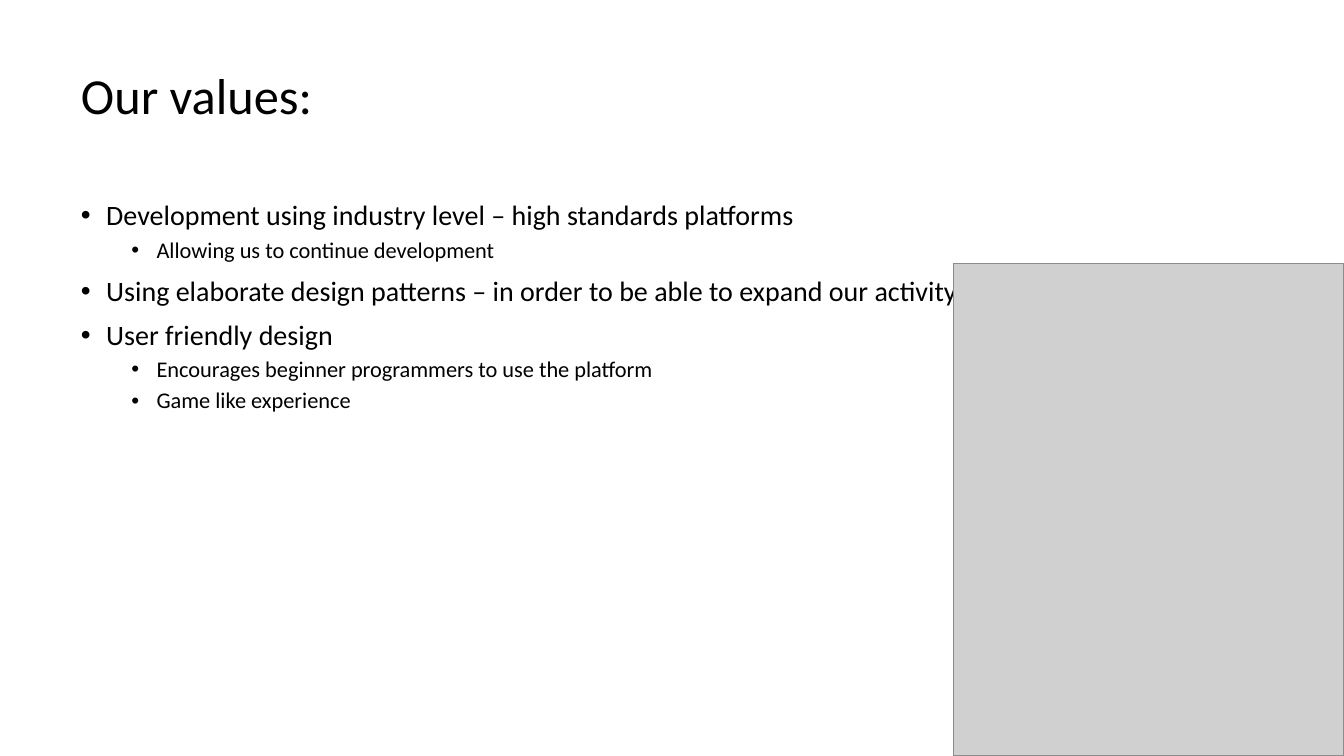
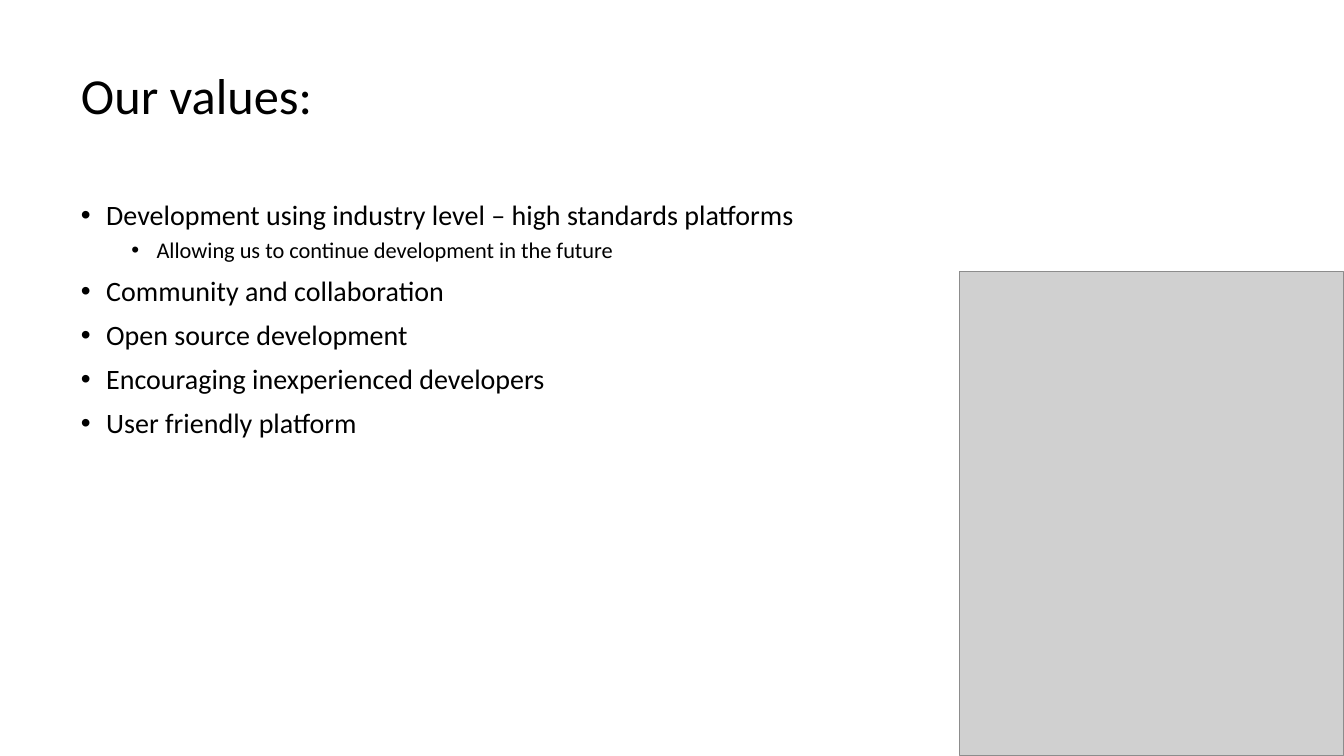
Before and after one commit to nadavWeisler/ChanceFrontend, a slide deck: slide 4 of presentaion.pptx. Drawn at 1344x756 pixels with LibreOffice and Linux fonts; fonts in the diff are those of the drawing; grey boxes stand for pictures. Boxes give left, top, right and bottom in pixels: in the first picture for what was removed or moved away, otherwise in the second. Text is boxed around its words. In the diff, an @@ line names an element or a change of style, - is before the commit and + after.

```diff
--- a/presentaion.pptx
+++ b/presentaion.pptx
@@ text at <box>106,242,612,438</box>: text changed; size 16 to 20 pt @@
-  • Allowing us to continue development
-• Using elaborate design patterns – in order to be able to expand our activity
-• User friendly design
-  • Encourages beginner programmers to use the platform
-  • Game like experience
+  • Allowing us to continue development in the future
+• Community and collaboration
+• Open source development
+• Encouraging inexperienced developers
+• User friendly platform
@@ picture: place and size @@
-picture at <box>954,263,1344,756</box>
+picture at <box>960,271,1344,756</box>
```
Also in this commit, not shown: 2 other slides changed, 2 slides added.
